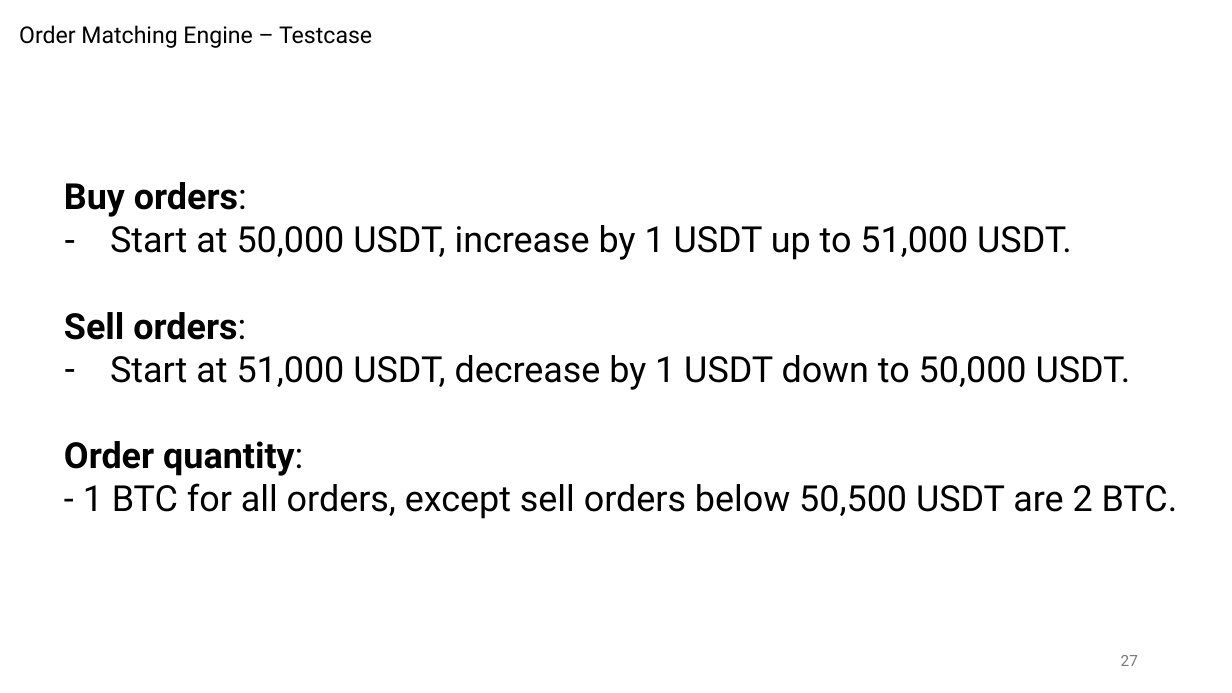
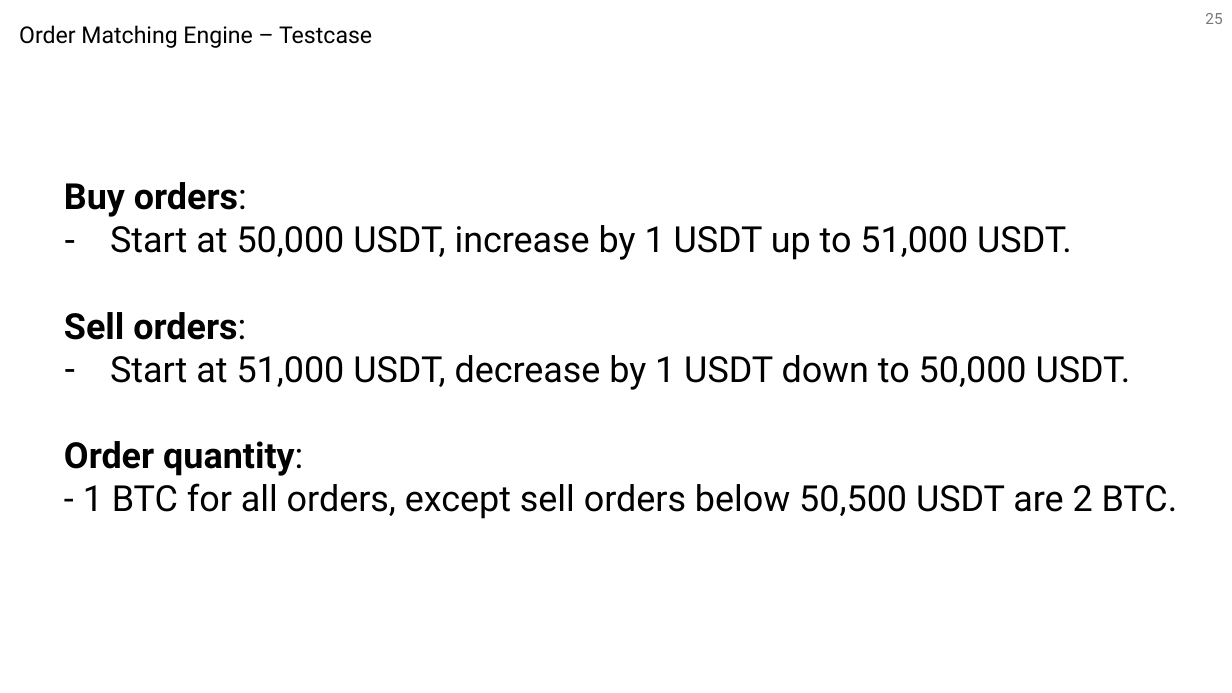
Before and after one commit to TerryChengTW/Dc3n, a slide deck: slide 25 of matching.pptx (slide 27 before the commit). Drawn at 1232x693 pixels with LibreOffice and Linux fonts; fonts in the diff are those of the drawing. Boxes give left, top, right and bottom in pixels: in the first picture for what was removed or moved away, otherwise in the second. Text is boxed around its words. In the diff, an @@ line names an element or a change of style, - is before the commit and + after.

```diff
--- a/matching.pptx
+++ b/matching.pptx
@@ page number added at [1205, 13, 1222, 24], 12 pt, text #797979 @@
+25
@@ page number removed at [1121, 655, 1138, 666] @@
-27
```
Also in this commit, not shown: 37 other slides changed, 4 slides added, 5 slides removed, 4 other files.
